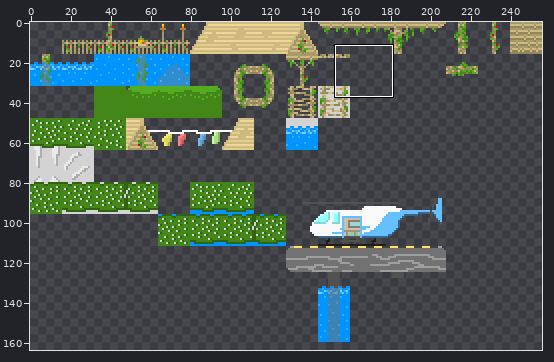
A sprite sheet gets an edit: Super Probe Quest/assets/images/rtgrun/placeholder.png. Above: a wide view before the commit, with the close-up outlined.
Close-up. First the earlier version:
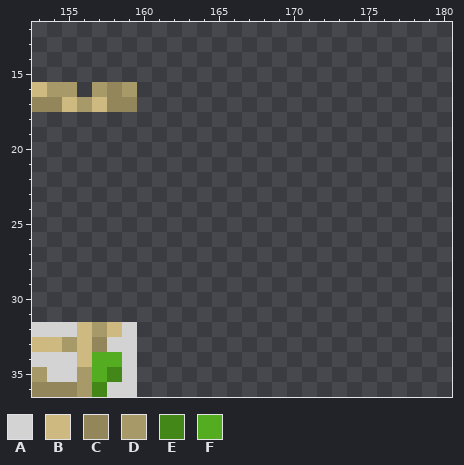
The file is 256x256 pixels. Pixels under 10% opacity are left out. Colours within 5 levels of each other are drawn and written as one. Shown: x 153..180, y 12..36. The wide view leaves out empty margins.
Palette (. is transparent): A #d3d3d3  B #ceba80  C #93865b  D #a89968  E #438719  F #54ad20
Pixels before, first column x 153:
16 BDD.DCD
17 CCBDBCC
18 .......
19 .......
20 .......
21 .......
22 .......
23 .......
24 .......
25 .......
26 .......
27 .......
28 .......
29 .......
30 .......
31 .......
32 AAABDBA
33 BBDBCAA
34 AAABFFA
35 DAADFEA
36 CCCDEAA
Once edited:
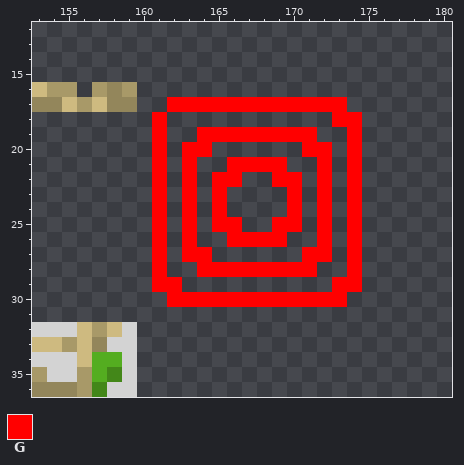
Colours new in this view: G #ff0000
Diff:
Colour G is added in row 17 at x 162 to 173; in row 18 at x 161 and 173 to 174; in row 19 at x 161, 164 to 171 and 174; in row 20 at x 161, 163 to 164, 171 to 172 and 174; in row 21 at x 161, 163, 166 to 169, 172 and 174; in row 22 at x 161, 163, 165 to 166, 169 to 170, 172 and 174.
Colour G is added in rows 23 to 24 at x 161, 163, 165, 170, 172 and 174; in row 25 at x 161, 163, 165 to 166, 169 to 170, 172 and 174; in row 26 at x 161, 163, 166 to 169, 172 and 174; in row 27 at x 161, 163 to 164, 171 to 172 and 174; in row 28 at x 161, 164 to 171 and 174; in row 29 at x 161 to 162 and 173 to 174.
Colour G is added in row 30 at x 162 to 173.
Pixel boxes of the changes (left, top, right, bottom) in both close-ups:
added: (152, 97, 362, 307)
